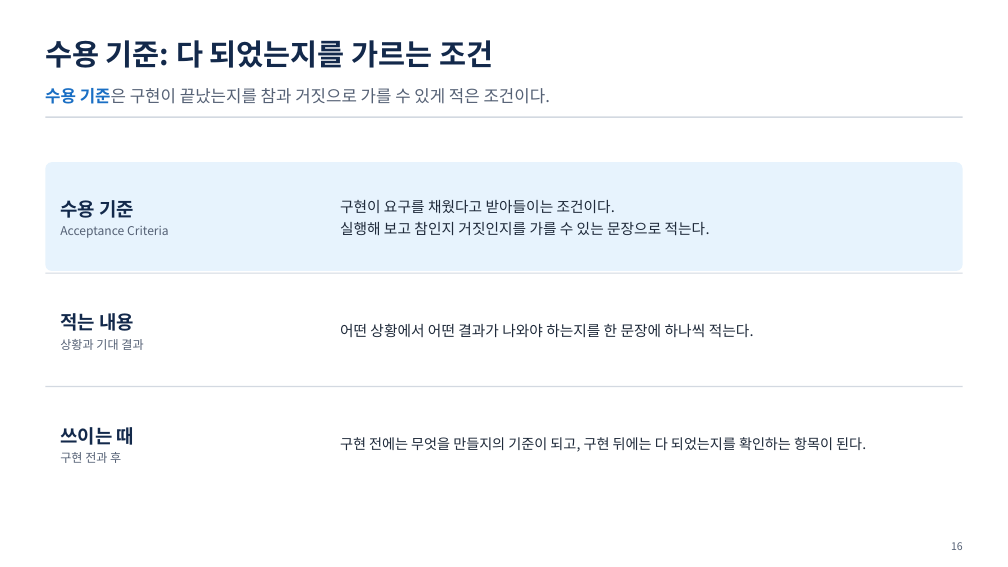
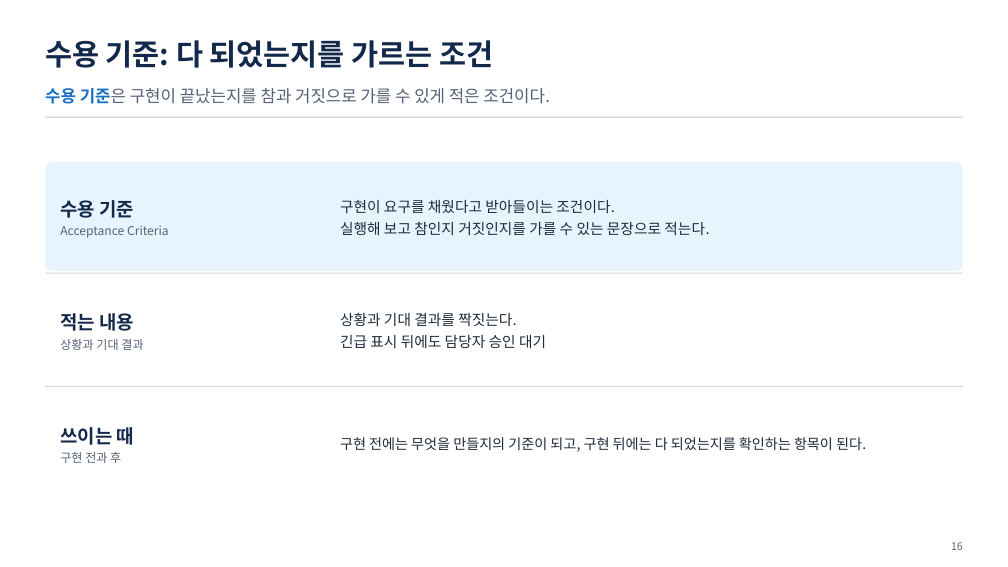
Before and after one commit to uengine-oss/hyd-iot-edu, a slide deck: slide 16 of workspace/강의제작/산출물/통합반/이론_오프라인/07회차/통합반_오프라인_07회차.pptx. Drawn at 1008x567 pixels with LibreOffice and Linux fonts; fonts in the diff are those of the drawing. Boxes give left, top, right and bottom in pixels: in the first picture for what was removed or moved away, otherwise in the second. Text is boxed around its words. In the diff, an @@ line names an element or a change of style, - is before the commit and + after.

```diff
--- a/workspace/강의제작/산출물/통합반/이론_오프라인/07회차/통합반_오프라인_07회차.pptx
+++ b/workspace/강의제작/산출물/통합반/이론_오프라인/07회차/통합반_오프라인_07회차.pptx
@@ text at (340, 312, 546, 348): text changed @@
-어떤 상황에서 어떤 결과가 나와야 하는지를 한 문장에 하나씩 적는다.
+상황과 기대 결과를 짝짓는다.
+긴급 표시 뒤에도 담당자 승인 대기
```
Also in this commit, not shown: 5 other slides changed, 1 slide added, 1 slide removed, 10 other files.
